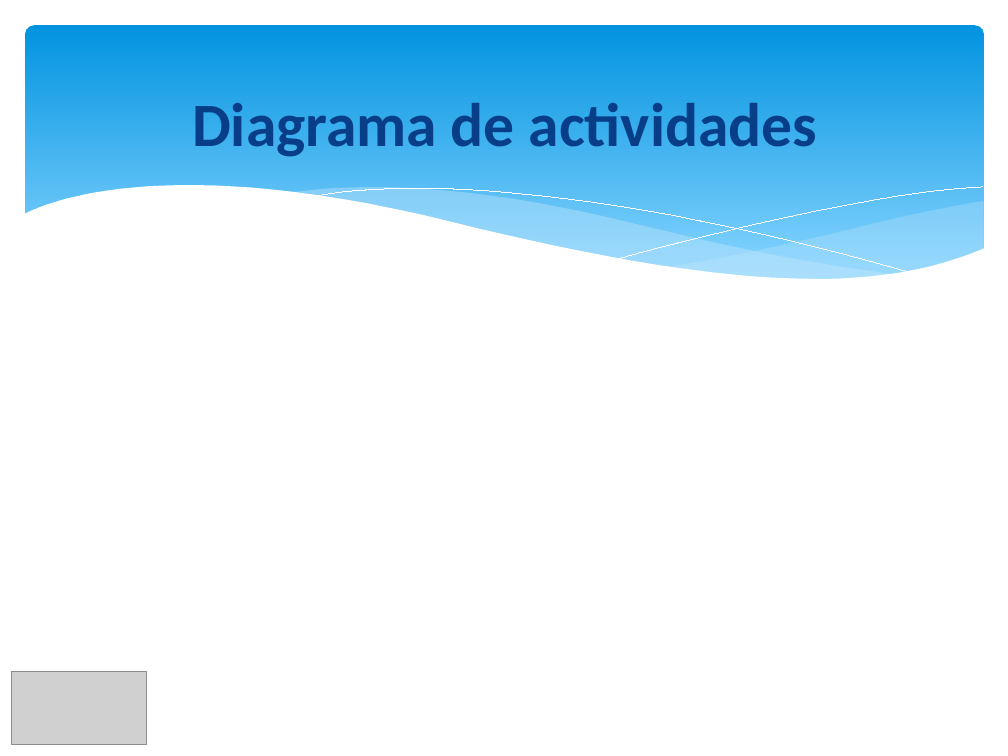
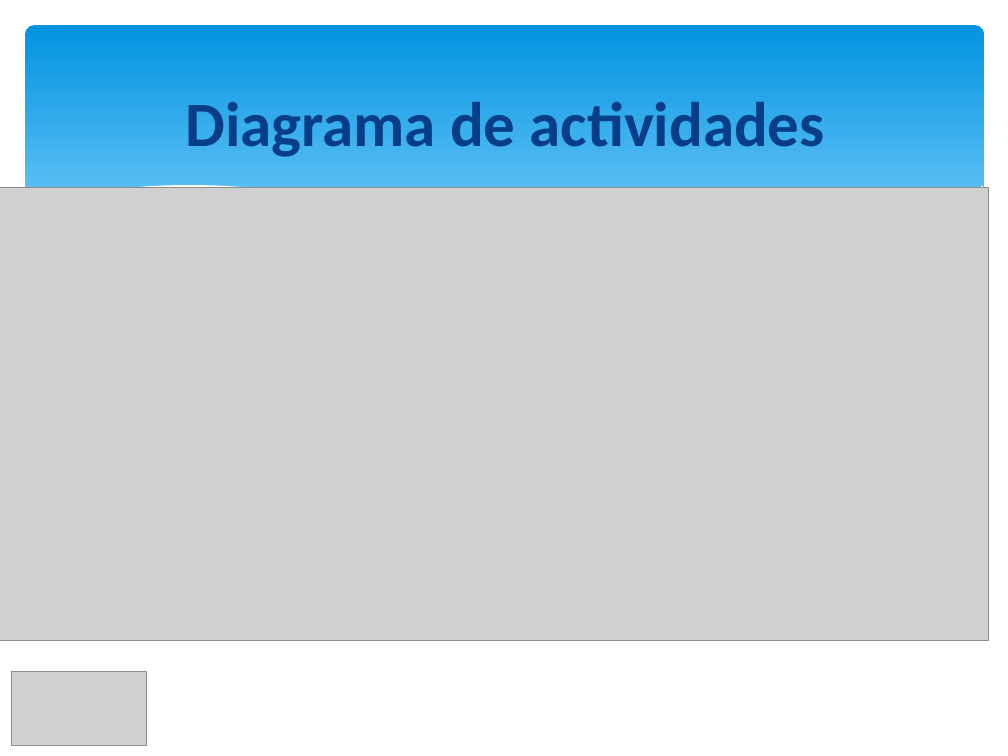
Before and after one commit to orlysemperfi/my-project-pi, a slide deck: slide 14 of PRESENTACION02/TRABAJO FINAL/PPT PI1 EFINAL.pptx (slide 15 before the commit). Drawn at 1008x756 pixels with LibreOffice and Linux fonts; fonts in the diff are those of the drawing; grey boxes stand for pictures. Boxes give left, top, right and bottom in pixels: in the first picture for what was removed or moved away, otherwise in the second. Text is boxed around its words. In the diff, an @@ line names an element or a change of style, - is before the commit and + after.

```diff
--- a/PRESENTACION02/TRABAJO FINAL/PPT PI1 EFINAL.pptx
+++ b/PRESENTACION02/TRABAJO FINAL/PPT PI1 EFINAL.pptx
@@ title "Diagrama de actividades" at (x1=185, y1=102, x2=825, y2=157): size 44 to 45 pt @@
@@ picture added at (x1=0, y1=187, x2=988, y2=641) @@
@@ outline redrawn in 4 elements at (x1=288, y1=187, x2=899, y2=281), (x1=311, y1=188, x2=914, y2=274), (x1=618, y1=186, x2=983, y2=258), (x1=23, y1=185, x2=985, y2=333) @@
@@ freeform shape removed at (x1=666, y1=201, x2=984, y2=279) @@
```
Also in this commit, not shown: 16 other slides changed, 1 slide removed.
